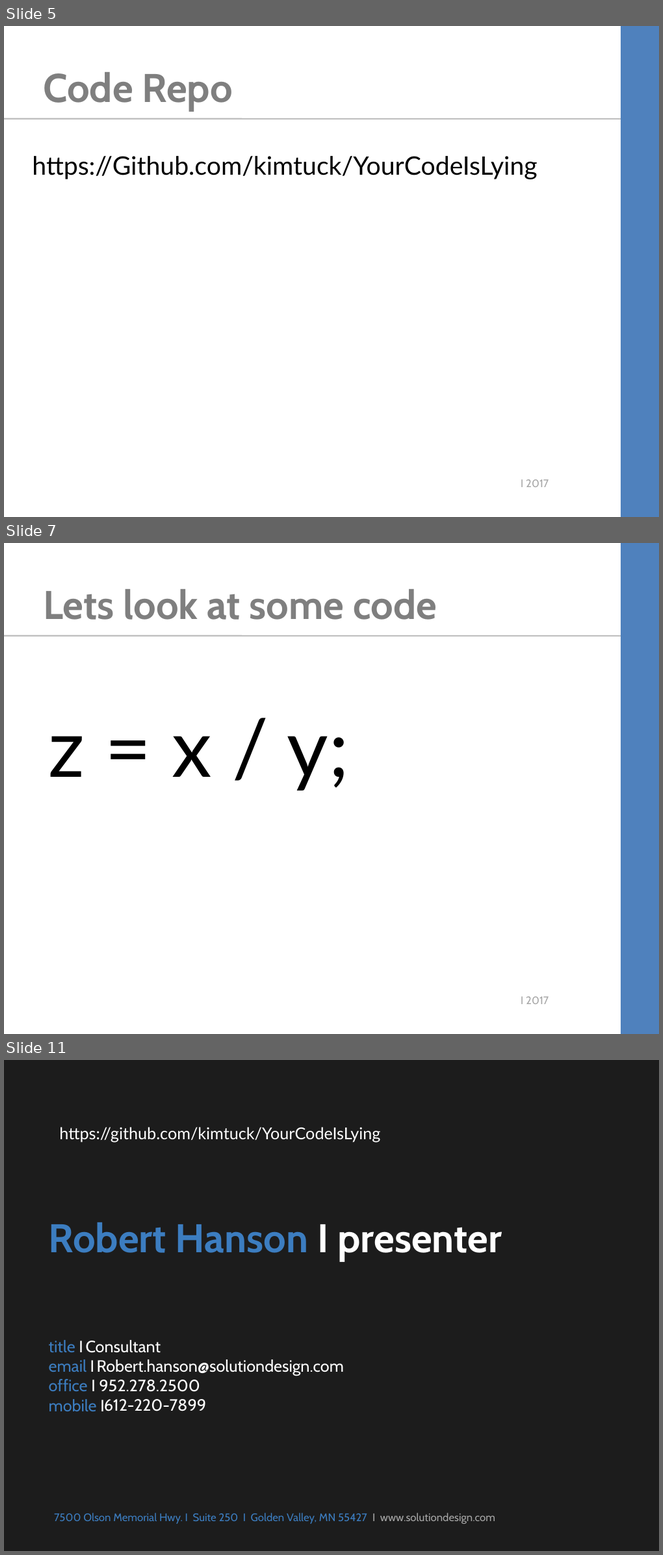
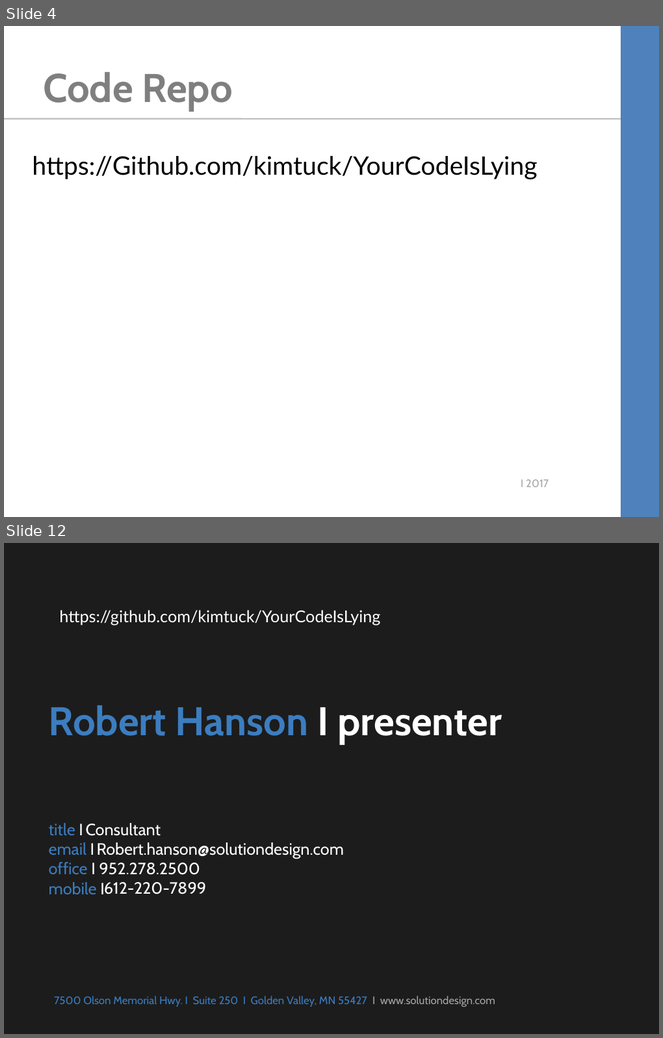
Before and after one commit to kimtuck/YourCodeIsLying, a slide deck: YourCodeIsLying.ppt. Shown one above the other, each under a label of ours: slides 5, 7 and 11 before the commit, slides 4 and 12 after it; the slides between them are not shown. The pictures are 663x1555 and 663x1038 pixels, drawn with LibreOffice and Linux fonts; fonts in the diff are those of the drawing; background and template pictures are left out. Boxes give left, top, right and bottom in pixels: in the first picture for what was removed or moved away, otherwise in the second. Text is boxed around its words. In the diff, an @@ line names an element or a change of style, - is before the commit and + after.

```diff
--- a/YourCodeIsLying.ppt
+++ b/YourCodeIsLying.ppt
@@ slide 7 removed at bbox=[4, 543, 659, 1034], background #FFFFFF; not listed: 3 template elements that a slide beside it also shows @@
@@ title removed at bbox=[43, 589, 437, 620] @@
-Lets look at some code
@@ text removed at bbox=[49, 736, 350, 791] @@
-z = x / y;
@@ what was slide 5 is now slide 4 @@
@@ what was slide 11 is now slide 12 @@
```
Also in this commit, not shown: 2 slides changed, 5 slides added, 3 other slides removed, 3 other files.
